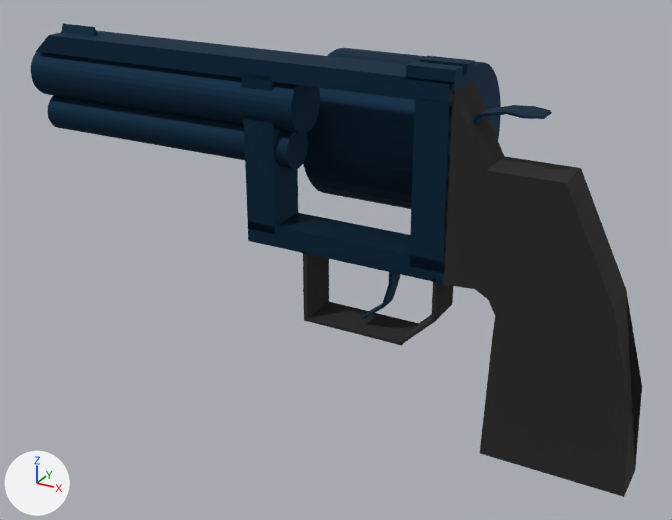
A saved change to the OBJ model data/weapon-revolver/revolver0030.obj.
Camera for both pictures: a 50 mm camera at (4.08, -6.65, 2.94) aimed at (0.15, 0.49, -0.64). Arrows for +X, +Y and +Z are at lower left; the lights stay in place. Where no turn or scale is listed for an object, it has been applied to the vertices.

The first picture shows 'Cube', 'Cube.001', 'Cube.002', 'Cube.003', 'Cube.004', 'barrel', 'bulletCylinder', 'cleaningRod', 'trigger2', 'triggerGuard', 'triggerGuard.001', 'triggerGuard.002', 'upperFrame'.
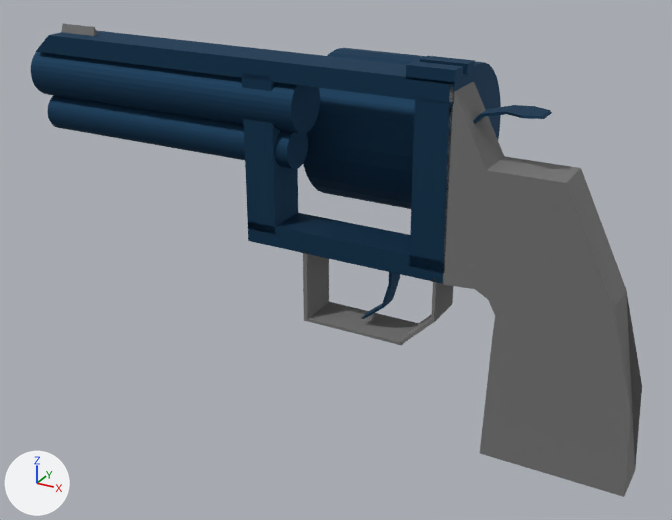
The newer file is also rescaled (x0.5) as a whole; pictures and numbers use the older file's frame.

Pixel boxes (x1, y1, x2, y2) of what changed, in the pictures (672 x 520 px):
'Cube', recoloured (black to grey): (303, 81, 642, 497) in both
'triggerGuard.002', recoloured (black to grey): (306, 302, 419, 346) in both
'triggerGuard', recoloured (black to grey): (431, 279, 453, 323) in both
'Cube.004', recoloured: (61, 24, 98, 36) in both
'triggerGuard.001', recoloured (black to grey): (399, 315, 433, 345) in both

Patch to the scene script:
```diff
--- a/data/weapon-revolver/revolver0030.obj.py
+++ b/data/weapon-revolver/revolver0030.obj.py
@@ mat_material @@
 mat_material = principled_material('Material')
-mat_material.base_color = (0.0232, 0.0232, 0.0232)  # black #2a2a2a
+mat_material.base_color = (0.247, 0.247, 0.247)  # grey #888888
 mat_material.metallic = 0.2
```
